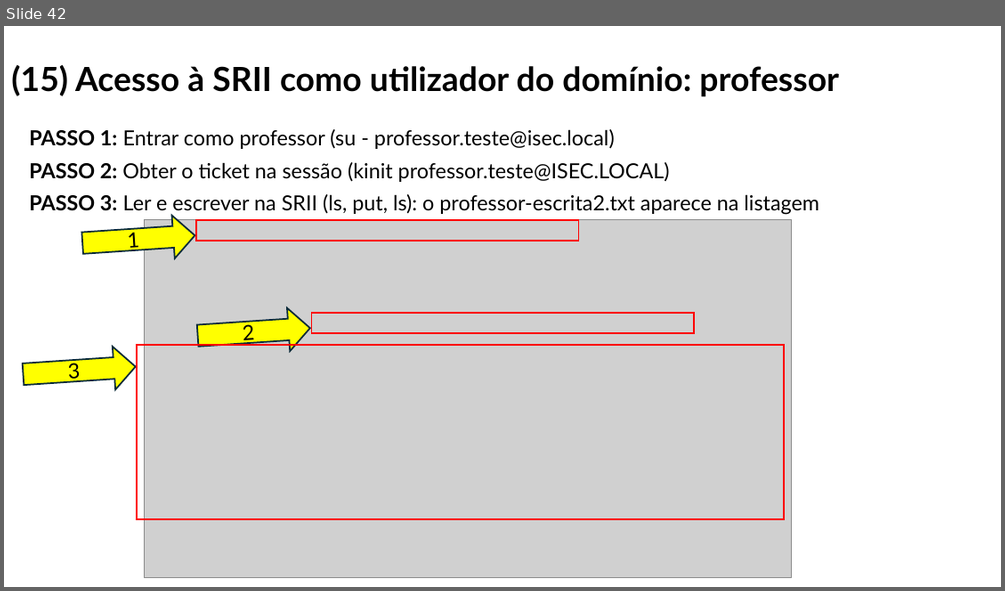
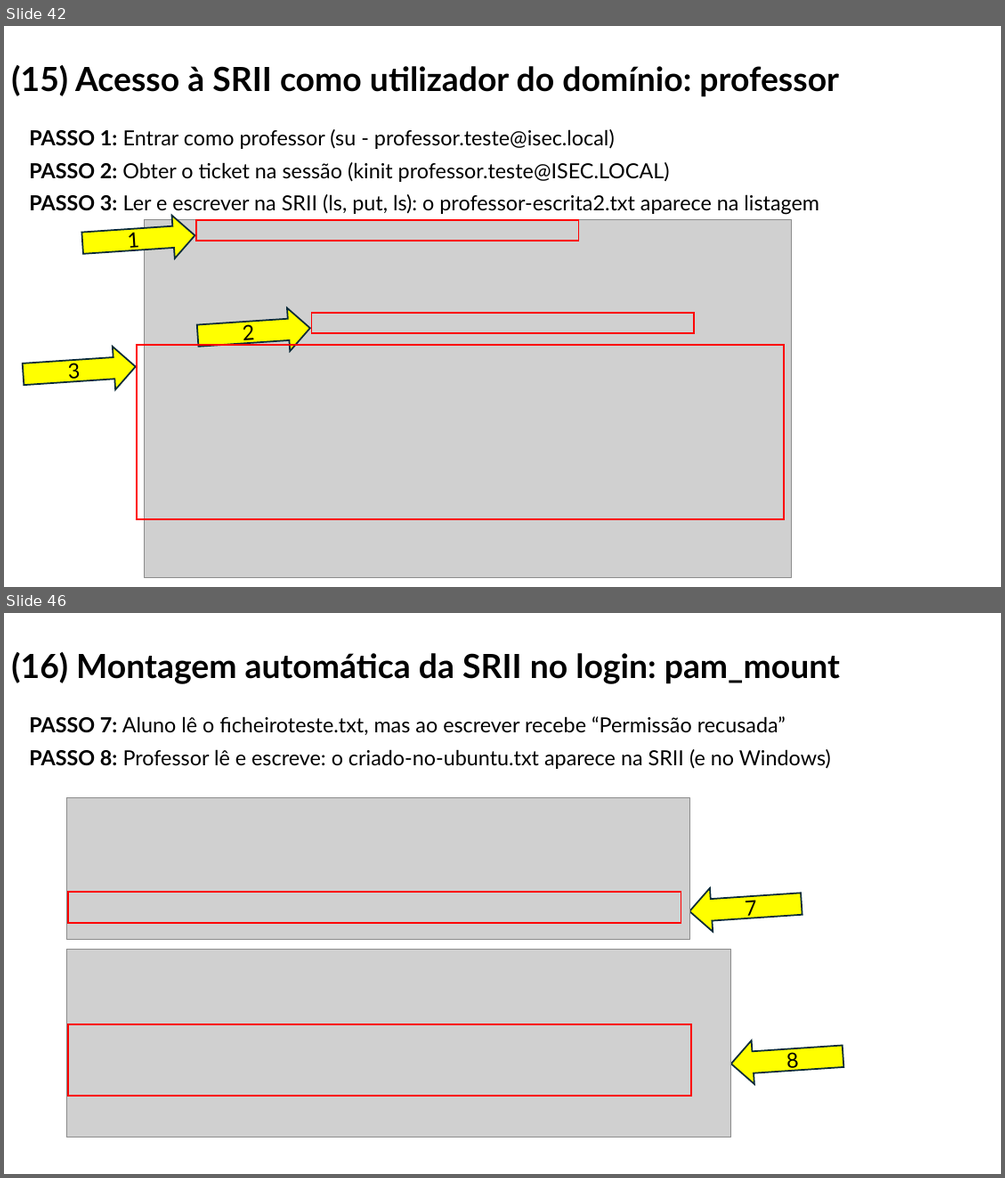
Before and after one commit to orlandonss/TrabalhoSR2, a slide deck: Apresentacoes_Workshop/WORKSHOP WINDOWS AD DS & LINUX SERVICES.pptx. Shown one above the other, each under a label of ours: slide 42 before the commit, slides 42 and 46 after it; the slides between them are not shown. The pictures are 1005x591 and 1005x1178 pixels, drawn with LibreOffice and Linux fonts; fonts in the diff are those of the drawing; grey boxes stand for pictures. Boxes give left, top, right and bottom in pixels: in the first picture for what was removed or moved away, otherwise in the second. Text is boxed around its words. In the diff, an @@ line names an element or a change of style, - is before the commit and + after.

```diff
--- a/Apresentacoes_Workshop/WORKSHOP WINDOWS AD DS & LINUX SERVICES.pptx
+++ b/Apresentacoes_Workshop/WORKSHOP WINDOWS AD DS & LINUX SERVICES.pptx
@@ slide 46 added at [4,613,1001,1174], background #FFFFFF @@
@@ title added at [11,652,840,684], 32 pt, text #000000, bold @@
+(16) Montagem automática da SRII no login: pam_mount
@@ text added at [29,716,831,769], 20 pt, text #000000 @@
+PASSO 7: Aluno lê o ficheiroteste.txt, mas ao escrever recebe “Permissão recusada”
+PASSO 8: Professor lê e escreve: o criado-no-ubuntu.txt aparece na SRII (e no Windows)
@@ picture added at [66,798,689,939] @@
@@ rectangle added at [68,892,680,923], outline #FF0000 1.5 pt @@
@@ left arrow added at [688,883,803,933], fill #FFFF00, outline #092A39 1.5 pt, 20 pt, text #000000 @@
+7
@@ picture added at [66,949,731,1137] @@
@@ rectangle added at [68,1024,691,1096], outline #FF0000 1.5 pt @@
@@ left arrow added at [729,1034,844,1085], fill #FFFF00, outline #092A39 1.5 pt, 20 pt, text #000000 @@
+8
```
Also in this commit, not shown: 3 other slides added, 1 slide removed, 1 other file.
